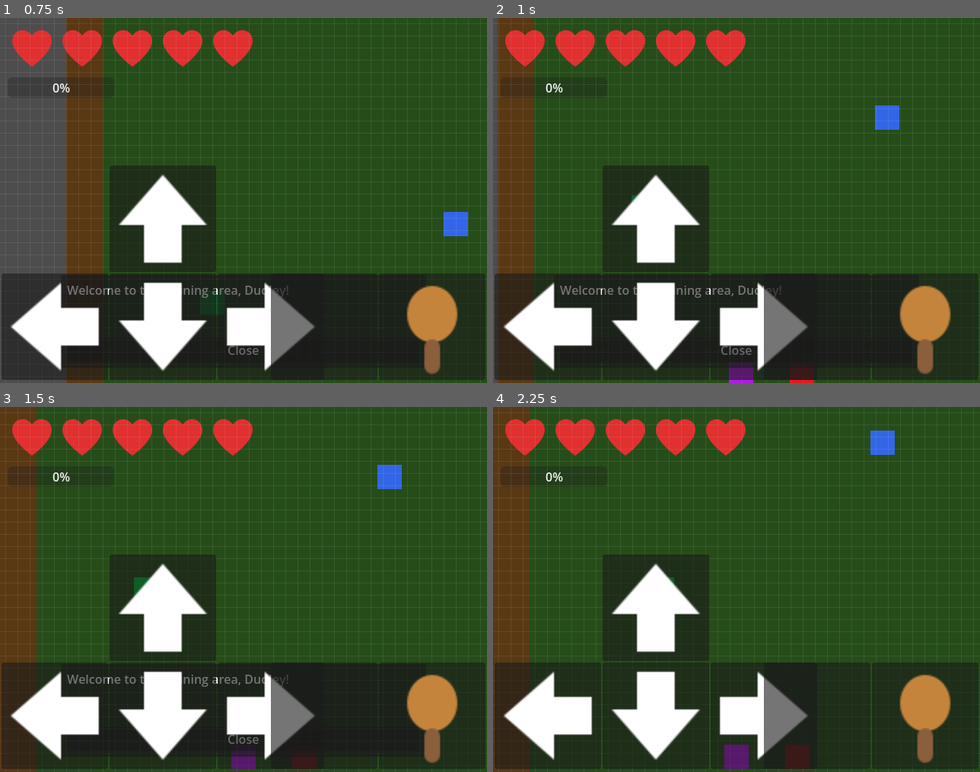
Above: before the commit, frames 1-4 (two rows, left to right).
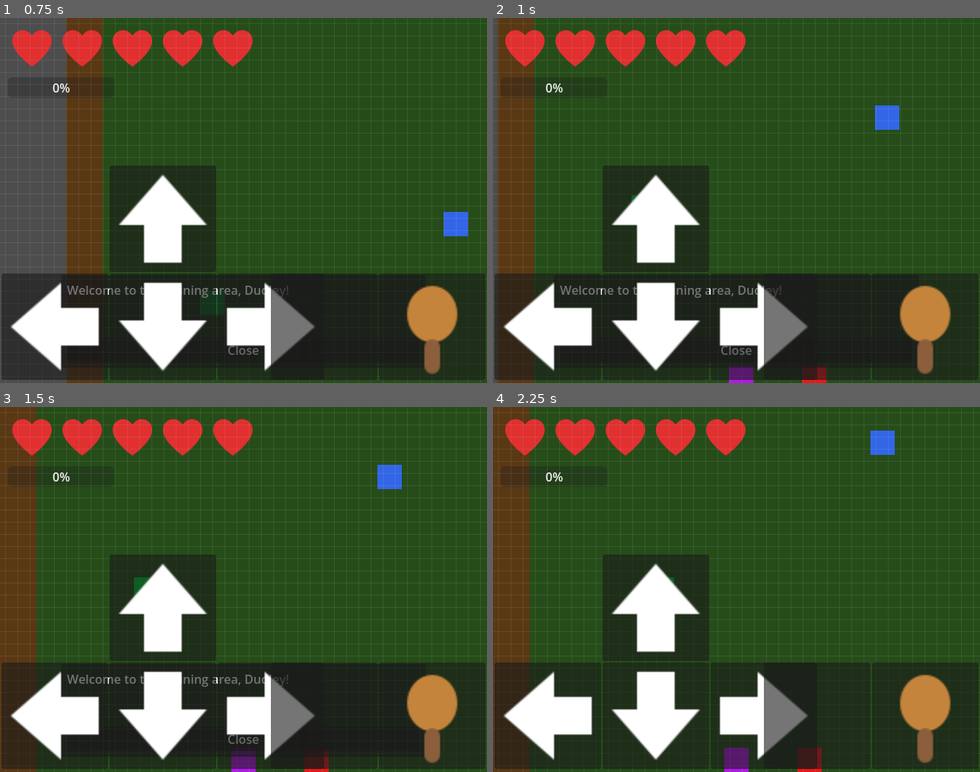
Above: after the commit, the same moments.

Repository: ollyfg/duddy-quest
Game: Godot game, scene res://scenes/main.tscn
Same seed, same stepped clock (60 frames per second), same inputs: the game is played once before the commit and once after it. This scene is started directly instead of the project's main scene.
Inputs (mouse positions are in pixels of both pictures, inside the frame that each line leads up to):
- Up to frame 1 (0.75 s): tap Enter at 0.5 s; move the mouse to (350, 182) at 0.52 s; hold D (move_right) from 0.53 s (still down); tap E (interact) at 0.6 s; click (350, 182) at 0.67 s
- Up to frame 2 (1 s): keep holding D (move_right)
- Up to frame 3 (1.5 s): release D (move_right) at 1.25 s; drag from (146, 607) to (389, 487) at 1.27 s
- Up to frame 4 (2.25 s): move the mouse to (785, 509) at 2.02 s; hold D (move_right) from 2.03 s (still down); tap V (ranged_attack) at 2.1 s

Frame 1 is identical in both runs. In frame 2, 0.3% of the frame differs, in the area x 48-69%, y 94-100%; in frame 3, 0.3%; in frame 4, 0.5%, in the area x 47-68%, y 92-100%.
Error in both runs: Invalid access to property or key 'BtnInteract' on a base object of type 'Dictionary'. (res://scripts/mobile_controls.gd:54)

Commit message:
Add check_alignment.py lint script, CI workflow, and fix misaligned nodes

Diff:
--- a/scenes/l1_hallway.tscn
+++ b/scenes/l1_hallway.tscn
@@ -19,16 +19,16 @@
 size = Vector2(80, 32)
 
 [sub_resource type="RectangleShape2D" id="Sh_halltable"]
-size = Vector2(48, 24)
+size = Vector2(48, 32)
 
 [sub_resource type="RectangleShape2D" id="Sh_shoerack"]
-size = Vector2(32, 24)
+size = Vector2(32, 32)
 
 [sub_resource type="RectangleShape2D" id="Sh_umbrella"]
 size = Vector2(16, 32)
 
 [sub_resource type="RectangleShape2D" id="Sh_largevase"]
-size = Vector2(24, 32)
+size = Vector2(32, 32)
 
 [node name="Room" type="Node2D"]
 script = ExtResource("1_room")
@@ -172,9 +172,9 @@
 
 [node name="Sprite" type="ColorRect" parent="HallwayTable"]
 offset_left = -24.0
-offset_top = -12.0
+offset_top = -16.0
 offset_right = 24.0
-offset_bottom = 12.0
+offset_bottom = 16.0
 color = Color(0.45, 0.28, 0.1, 1)
 mouse_filter = 2
 
@@ -186,9 +186,9 @@
 
 [node name="Sprite" type="ColorRect" parent="ShoeRack"]
 offset_left = -16.0
-offset_top = -12.0
+offset_top = -16.0
 offset_right = 16.0
-offset_bottom = 12.0
+offset_bottom = 16.0
 color = Color(0.3, 0.18, 0.06, 1)
 mouse_filter = 2
 
@@ -213,9 +213,9 @@
 position = Vector2(480, 352)
 
 [node name="Sprite" type="ColorRect" parent="LargeVase"]
-offset_left = -12.0
-offset_top = -16.0
-offset_right = 12.0
+offset_left = -16.0
+offset_top = -16.0
+offset_right = 16.0
 offset_bottom = 16.0
 color = Color(0.6, 0.35, 0.2, 1)
 mouse_filter = 2
--- a/scenes/room_a.tscn
+++ b/scenes/room_a.tscn
@@ -114,11 +114,11 @@
 [node name="Items" type="Node2D" parent="."]
 
 [node name="WandItem" parent="Items" instance=ExtResource("3_item")]
-position = Vector2(160.0, 350.0)
+position = Vector2(160.0, 352.0)
 item_type = 1
 
 [node name="HealthItem" parent="Items" instance=ExtResource("3_item")]
-position = Vector2(200.0, 350.0)
+position = Vector2(208.0, 352.0)
 
 [node name="MagicDoor" parent="." instance=ExtResource("4_magicdoor")]
 position = Vector2(628.0, 240.0)
--- a/scenes/room_b.tscn
+++ b/scenes/room_b.tscn
@@ -138,7 +138,7 @@
 [node name="Switches" type="Node2D" parent="."]
 
 [node name="EastDoorSwitch" parent="Switches" instance=ExtResource("3_switch")]
-position = Vector2(200.0, 240.0)
+position = Vector2(192.0, 240.0)
 id = "east_door"
 locked_exit = "east"
 
--- a/scripts/game_state.gd
+++ b/scripts/game_state.gd
@@ -3,7 +3,7 @@
 ## Persists data that needs to survive scene changes (e.g. selected level).
 
 ## Current game version. Bump this on every new deploy.
-const VERSION: String = "0.5.1"
+const VERSION: String = "0.5.2"
 
 var selected_level: String = "training"
 var completed_levels: Array[String] = []
Not shown, added: .github/workflows/check-alignment.yml
Not shown, added: tools/check_alignment.py
